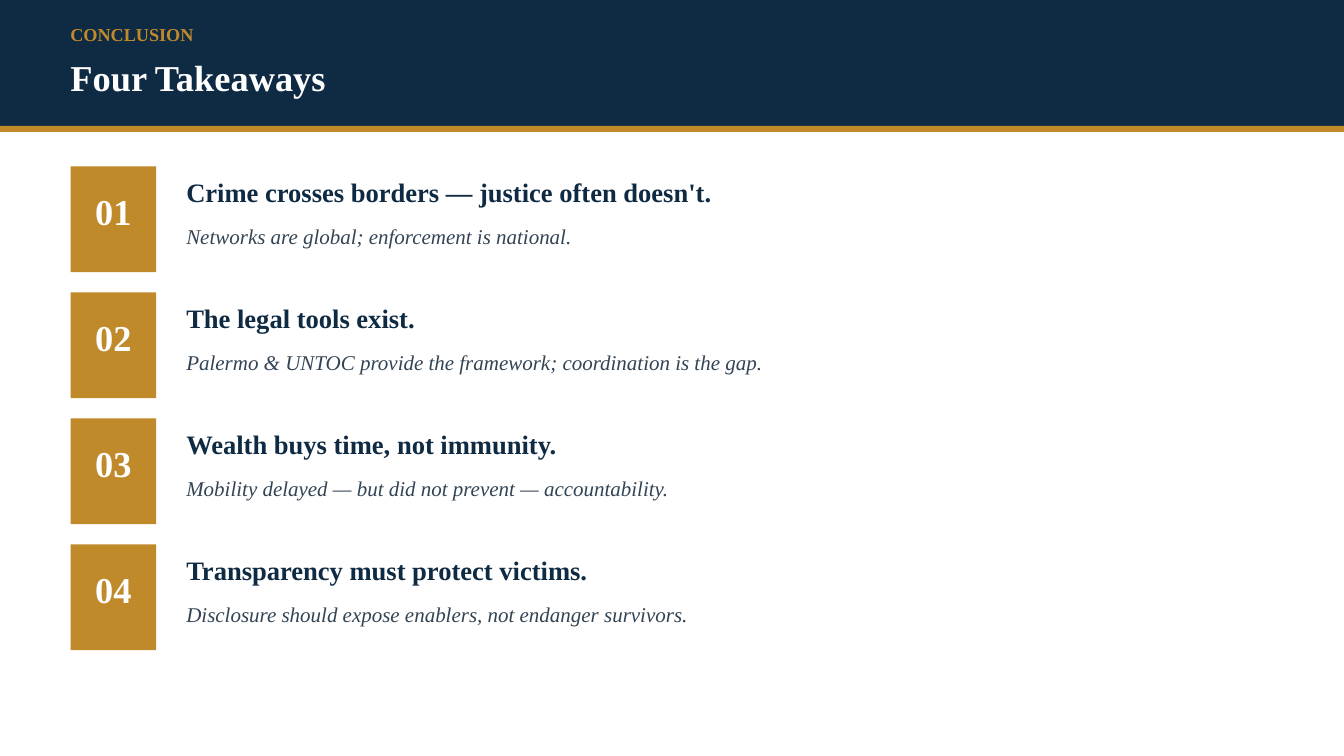
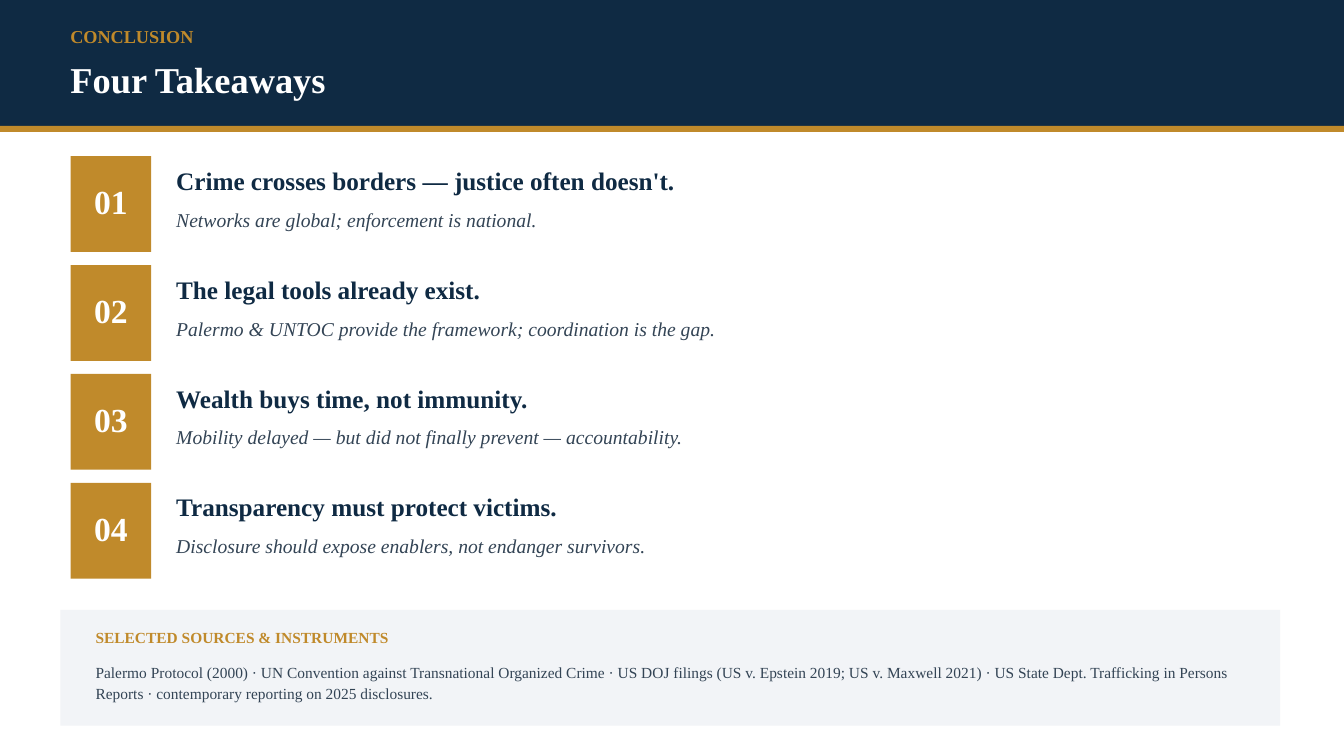
Before and after one commit to Kokidesu/Koki, a slide deck: slide 20 of Epstein_Transnational_Justice.pptx (slide 7 before the commit). Drawn at 1344x756 pixels with LibreOffice and Linux fonts; fonts in the diff are those of the drawing. Boxes give left, top, right and bottom in pixels: in the first picture for what was removed or moved away, otherwise in the second. Text is boxed around its words. In the diff, an @@ line names an element or a change of style, - is before the commit and + after.

```diff
--- a/Epstein_Transnational_Justice.pptx
+++ b/Epstein_Transnational_Justice.pptx
@@ text "01": place and size @@
-text "01" at (95, 201, 131, 226)
+text "01" at (94, 191, 128, 215)
@@ rectangle: place and size @@
-rectangle at (71, 166, 156, 272)
+rectangle at (71, 156, 151, 252)
@@ text "Crime crosses borders — justice ...": place and size @@
-text "Crime crosses borders — justice ..." at (186, 183, 711, 208)
+text "Crime crosses borders — justice ..." at (176, 172, 674, 196)
@@ text "Networks are global; enforcement is ...": place and size @@
-text "Networks are global; enforcement is ..." at (186, 229, 571, 249)
+text "Networks are global; enforcement is ..." at (176, 213, 536, 231)
@@ rectangle: place and size @@
-rectangle at (71, 292, 156, 398)
+rectangle at (71, 265, 151, 361)
@@ text "02": place and size @@
-text "02" at (95, 327, 131, 352)
+text "02" at (94, 300, 128, 324)
@@ text at (176, 281, 480, 305): text changed; size 19 to 18 pt @@
-The legal tools exist.
+The legal tools already exist.
@@ text "Palermo & UNTOC provide the ...": place and size @@
-text "Palermo & UNTOC provide the ..." at (186, 355, 762, 375)
+text "Palermo & UNTOC provide the ..." at (176, 322, 715, 340)
@@ rectangle: place and size @@
-rectangle at (71, 418, 156, 524)
+rectangle at (71, 374, 151, 470)
@@ text "Wealth buys time, not immunity.": place and size @@
-text "Wealth buys time, not immunity." at (186, 435, 556, 460)
+text "Wealth buys time, not immunity." at (176, 390, 527, 414)
@@ text "03": place and size @@
-text "03" at (95, 453, 131, 478)
+text "03" at (94, 409, 128, 433)
@@ text at (176, 430, 682, 449): text changed; size 15 to 14 pt @@
-Mobility delayed — but did not prevent — accountability.
+Mobility delayed — but did not finally prevent — accountability.
@@ size 26 to 24 pt in 4 elements at (94, 191, 128, 215), (94, 300, 128, 324), (94, 409, 128, 433), (94, 518, 128, 542) @@
@@ text "04": place and size @@
-text "04" at (95, 579, 131, 604)
+text "04" at (94, 518, 128, 542)
@@ rectangle: place and size @@
-rectangle at (71, 544, 156, 650)
+rectangle at (71, 483, 151, 579)
@@ size 19 to 18 pt in 3 elements at (176, 172, 674, 196), (176, 390, 527, 414), (176, 498, 556, 522) @@
@@ text "Transparency must protect victims.": place and size @@
-text "Transparency must protect victims." at (186, 561, 587, 586)
+text "Transparency must protect victims." at (176, 498, 556, 522)
@@ size 15 to 14 pt in 3 elements at (176, 213, 536, 231), (176, 322, 715, 340), (176, 539, 645, 557) @@
@@ text "Disclosure should expose enablers, not ...": place and size @@
-text "Disclosure should expose enablers, not ..." at (186, 607, 687, 627)
+text "Disclosure should expose enablers, not ..." at (176, 539, 645, 557)
@@ rectangle added at (60, 610, 1280, 726), fill #F2F4F7 @@
@@ text added at (96, 633, 388, 643), 11 pt, text #C08A2B, bold @@
+SELECTED SOURCES & INSTRUMENTS
@@ text added at (96, 667, 1227, 703), 11 pt, text #334455 @@
+Palermo Protocol (2000) · UN Convention against Transnational Organized Crime · US DOJ filings (US v. Epstein 2019; US v. Maxwell 2021) · US State Dept. Trafficking in Persons Reports · contemporary reporting on 2025 disclosures.
```
Also in this commit, not shown: 2 other slides changed, 17 slides added, 5 slides removed, 24 other files.
